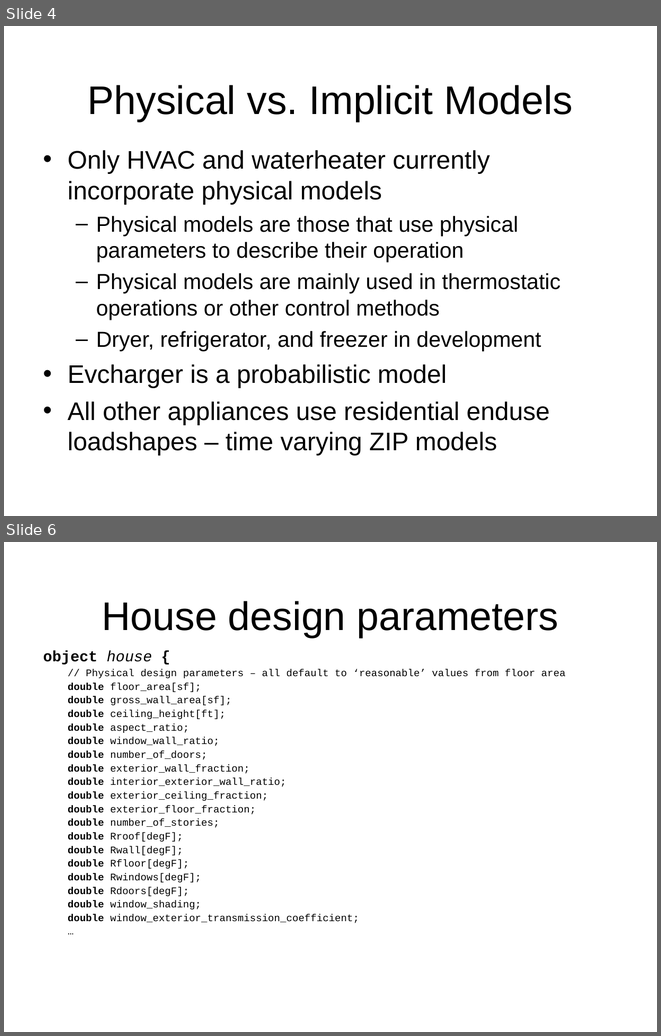
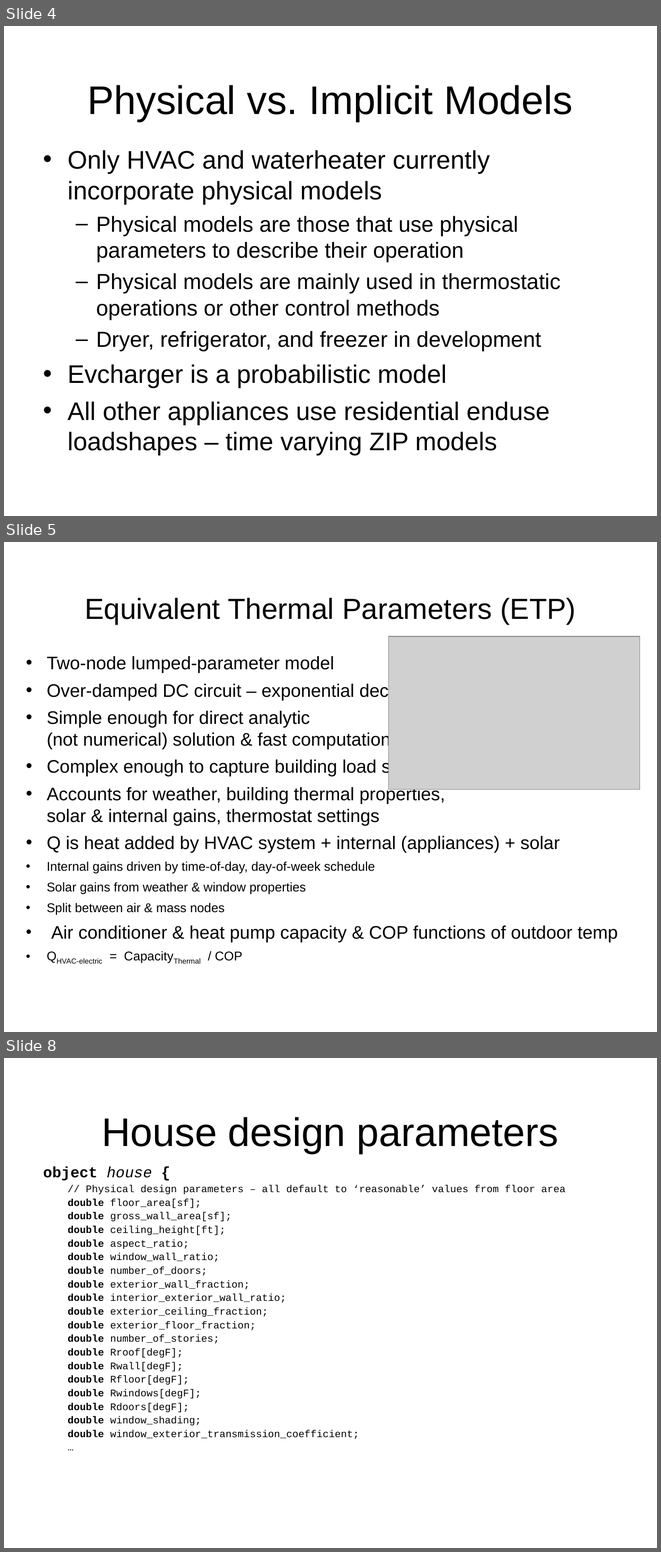
Before and after one commit to gridlab-d/course, a slide deck: FourDayCourse/3.2 - Residential.ppt. Shown one above the other, each under a label of ours: slides 4 and 6 before the commit, slides 4, 5 and 8 after it; the slides between them are not shown. The pictures are 661x1036 and 661x1552 pixels, drawn with LibreOffice and Linux fonts; fonts in the diff are those of the drawing; grey boxes stand for pictures; background and template pictures are left out. Boxes give left, top, right and bottom in pixels: in the first picture for what was removed or moved away, otherwise in the second. Text is boxed around its words. In the diff, an @@ line names an element or a change of style, - is before the commit and + after.

```diff
--- a/FourDayCourse/3.2 - Residential.ppt
+++ b/FourDayCourse/3.2 - Residential.ppt
@@ slide 5 added at (x1=4, y1=542, x2=657, y2=1032), background picture (left out) @@
@@ title added at (x1=85, y1=598, x2=576, y2=624), 32 pt, text #000000 @@
+Equivalent Thermal Parameters (ETP)
@@ picture added at (x1=389, y1=637, x2=640, y2=790) @@
@@ text added at (x1=47, y1=656, x2=618, y2=963), 20 pt, text #000000 @@
+• Two-node lumped-parameter model
+• Over-damped DC circuit – exponential decay
+  • Simple enough for direct analytic
+    (not numerical) solution & fast computation
+  • Complex enough to capture building load shapes
+  • Accounts for weather, building thermal properties,
+    solar & internal gains, thermostat settings
+  • Q is heat added by HVAC system + internal (appliances) + solar
+  • Internal gains driven by time-of-day, day-of-week schedule
+  • Solar gains from weather & window properties
+  • Split between air & mass nodes
+• Air conditioner & heat pump capacity & COP functions of outdoor temp
+  • QHVAC-electric = CapacityThermal / COP
@@ what was slide 6 is now slide 8 @@
```
Also in this commit, not shown: 2 other slides added, 1 slide removed, 13 other files.
